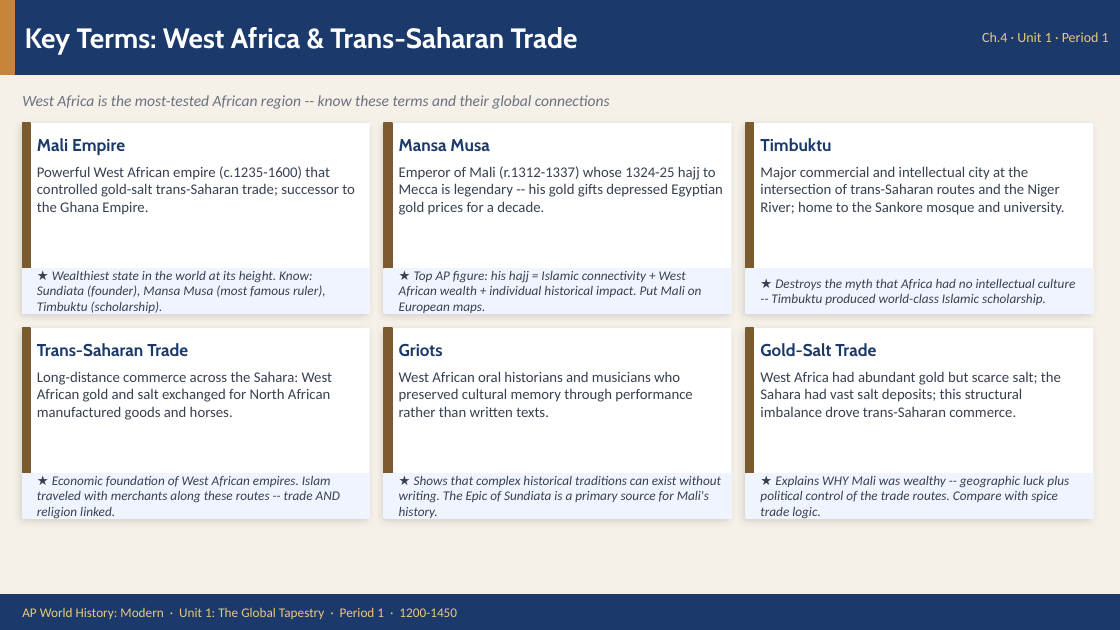
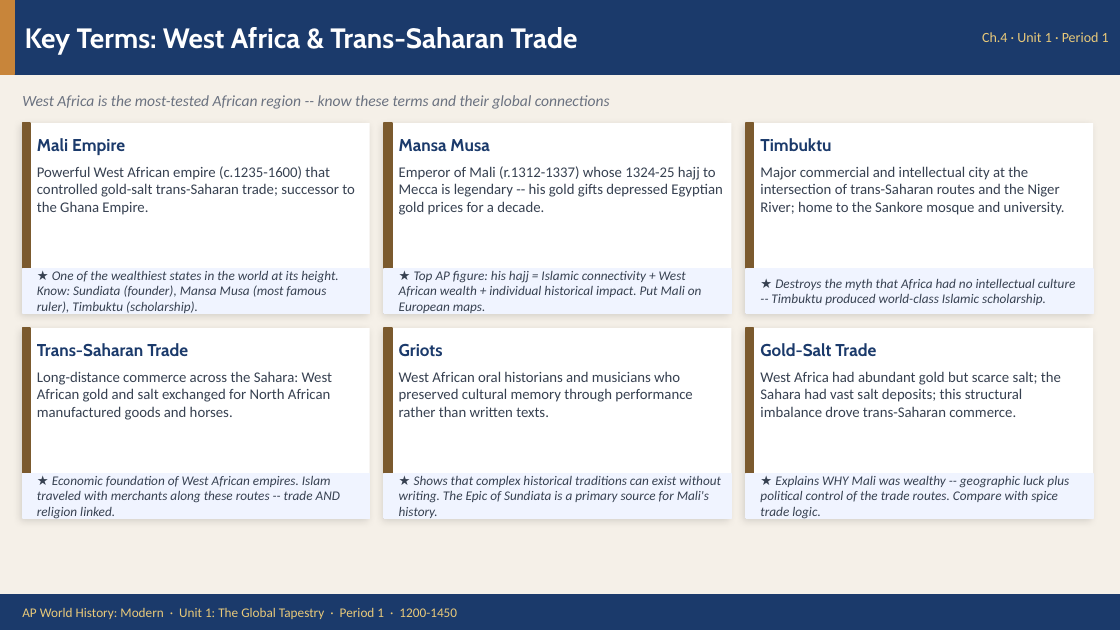
Before and after one commit to coolguydork/amsco-ap-world-history-study-guide-companion, a slide deck: slide 4 of Unit-1-Ch-4/Ch4-State-Building-Africa.pptx. Drawn at 1120x630 pixels with LibreOffice and Linux fonts; fonts in the diff are those of the drawing. Boxes give left, top, right and bottom in pixels: in the first picture for what was removed or moved away, otherwise in the second. Text is boxed around its words. In the diff, an @@ line names an element or a change of style, - is before the commit and + after.

```diff
--- a/Unit-1-Ch-4/Ch4-State-Building-Africa.pptx
+++ b/Unit-1-Ch-4/Ch4-State-Building-Africa.pptx
@@ text at (x1=37, y1=271, x2=338, y2=315): text changed @@
-★ Wealthiest state in the world at its height. Know: Sundiata (founder), Mansa Musa (most famous ruler), Timbuktu (scholarship).
+★ One of the wealthiest states in the world at its height. Know: Sundiata (founder), Mansa Musa (most famous ruler), Timbuktu (scholarship).
```
Also in this commit, not shown: 10 other files.
